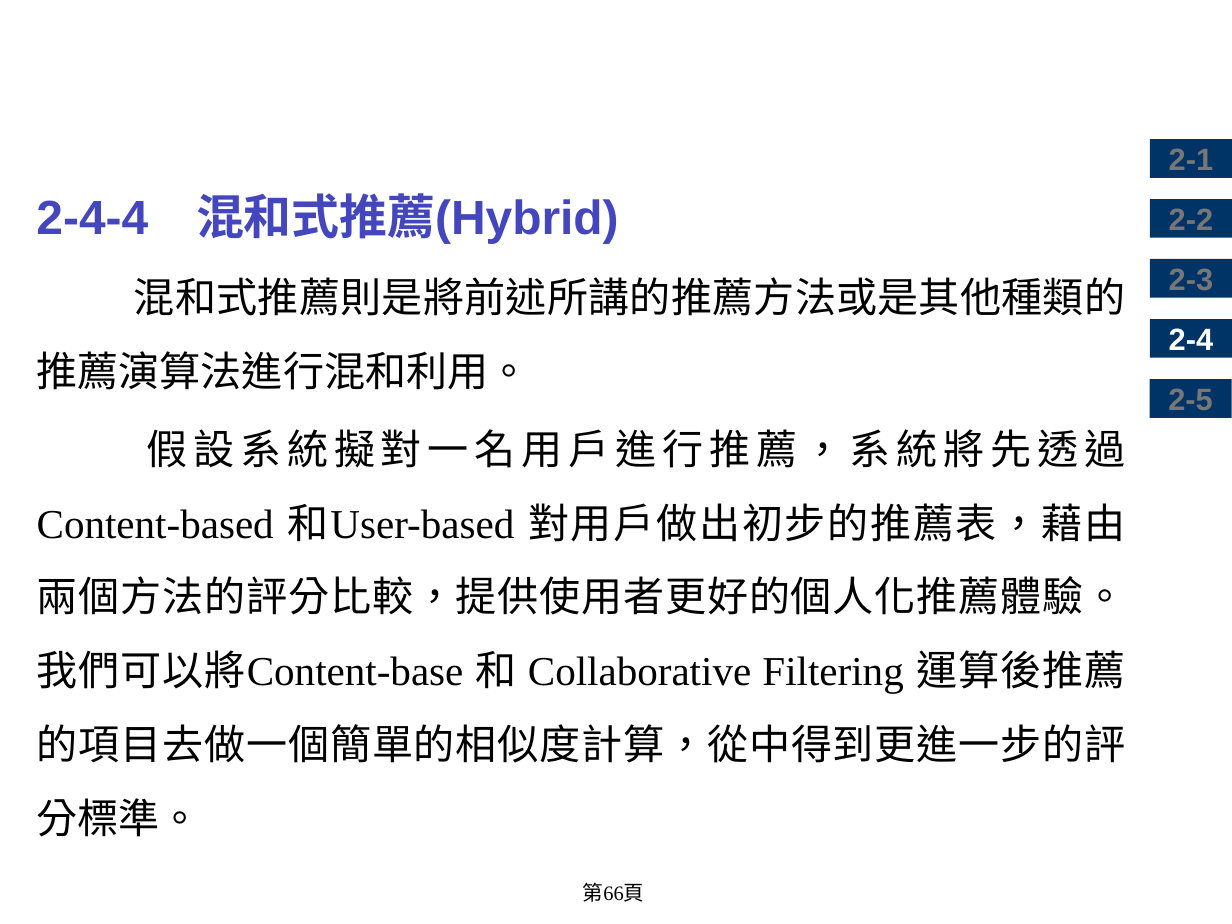
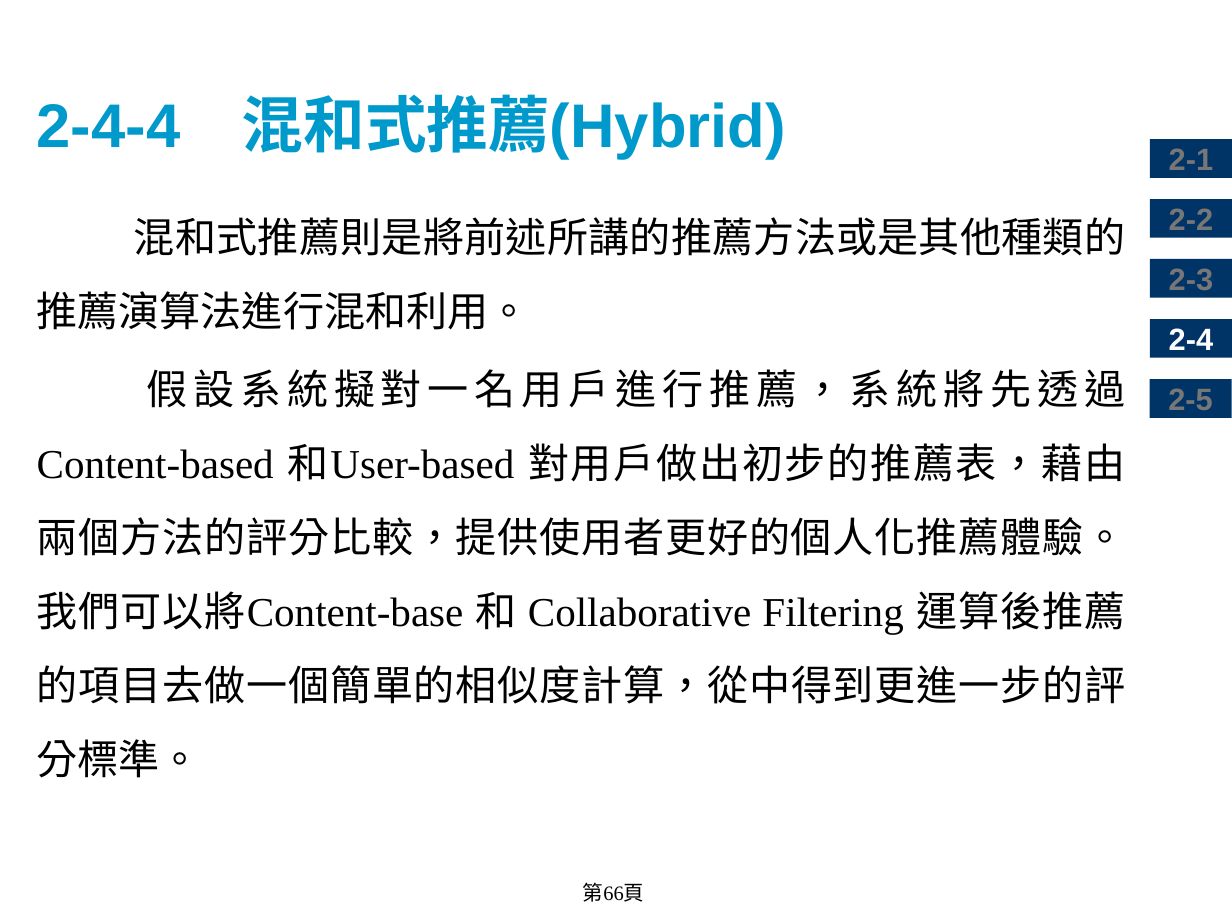
Before and after one commit to chih-chengwu/Artificial-Intelligence-MD, a slide deck: slide 66 of 2.人工智慧應用.pptx. Drawn at 1232x924 pixels with LibreOffice and Linux fonts; fonts in the diff are those of the drawing; background and template pictures are left out. Boxes give left, top, right and bottom in pixels: in the first picture for what was removed or moved away, otherwise in the second. Text is boxed around its words. In the diff, an @@ line names an element or a change of style, - is before the commit and + after.

```diff
--- a/2.人工智慧應用.pptx
+++ b/2.人工智慧應用.pptx
@@ title added at <box>36,94,786,160</box>, 36 pt, text #0099CC, bold @@
+2-4-4 混和式推薦(Hybrid)
@@ text at <box>36,193,619,244</box>: paragraph removed @@
-2-4-4 混和式推薦(Hybrid)
```
Also in this commit, not shown: 43 other slides changed, 14 slides added, 14 slides removed, 3 other files.
